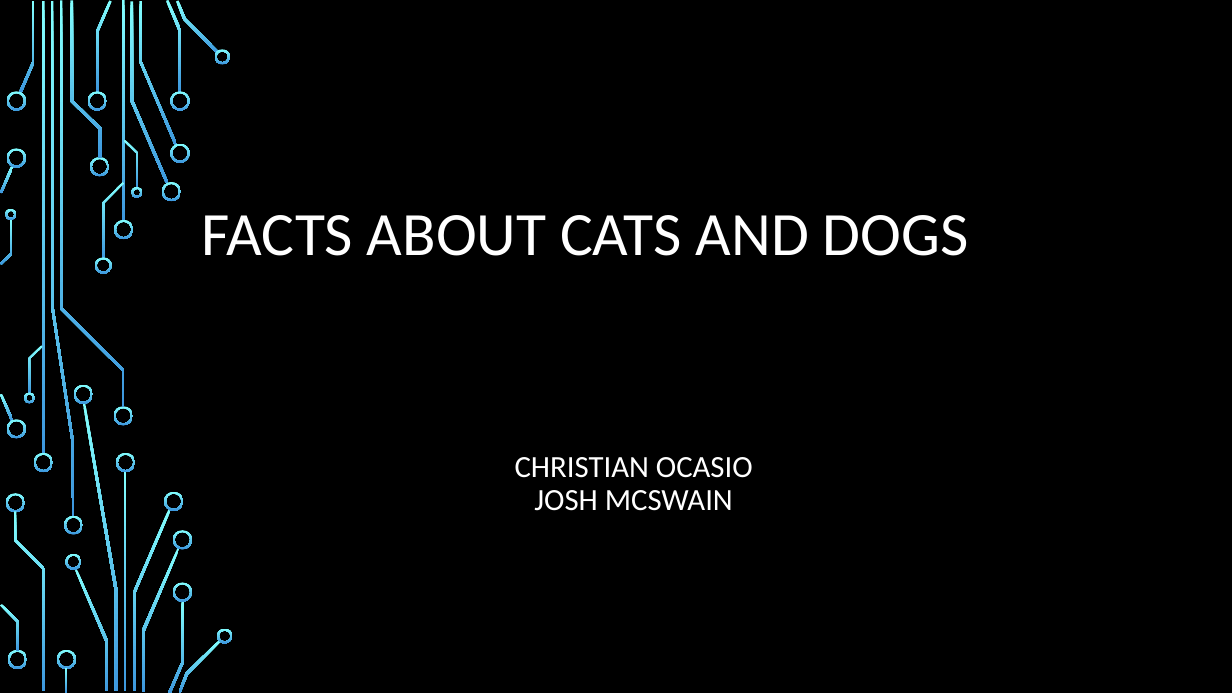
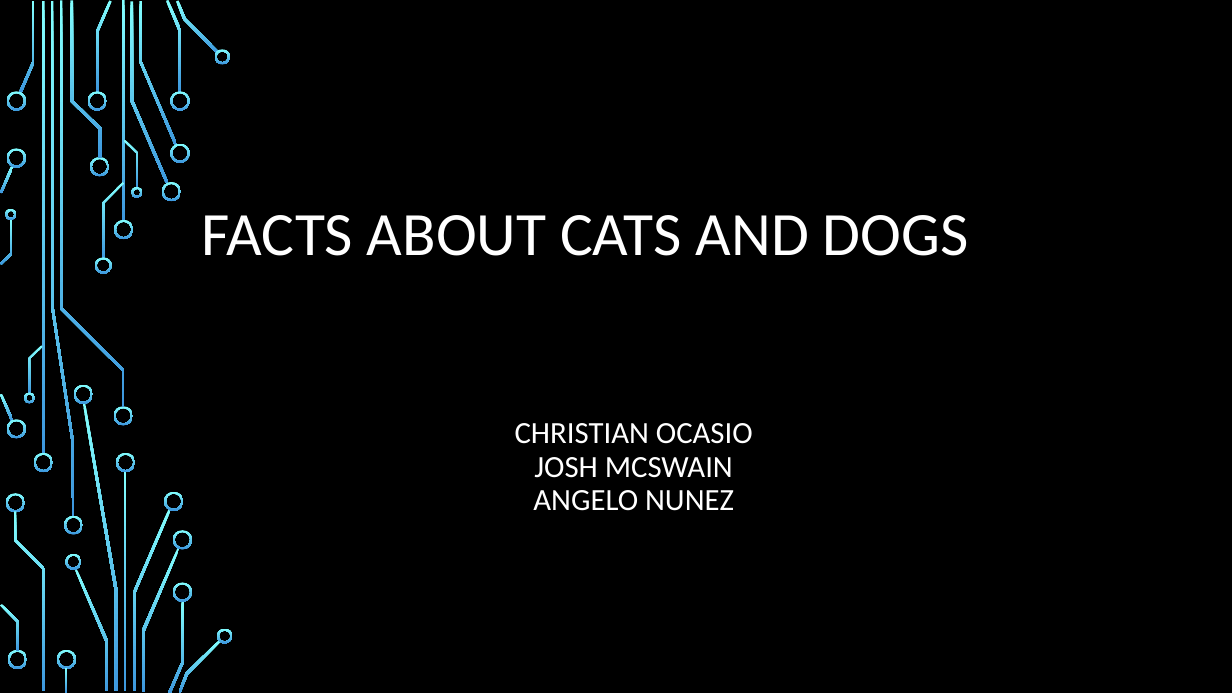
Before and after one commit to mcswajl/project-1, a slide deck: slide 1 of Project Presentation.pptx. Drawn at 1232x693 pixels with LibreOffice and Linux fonts; fonts in the diff are those of the drawing; background and template pictures are left out. Boxes give left, top, right and bottom in pixels: in the first picture for what was removed or moved away, otherwise in the second. Text is boxed around its words. In the diff, an @@ line names an element or a change of style, - is before the commit and + after.

```diff
--- a/Project Presentation.pptx
+++ b/Project Presentation.pptx
@@ text at [533, 490, 734, 511]: paragraph added @@
+ANGELO NUNEZ
```
Also in this commit, not shown: 3 other slides changed, 1 slide added, 1 slide removed, 3 other files.
